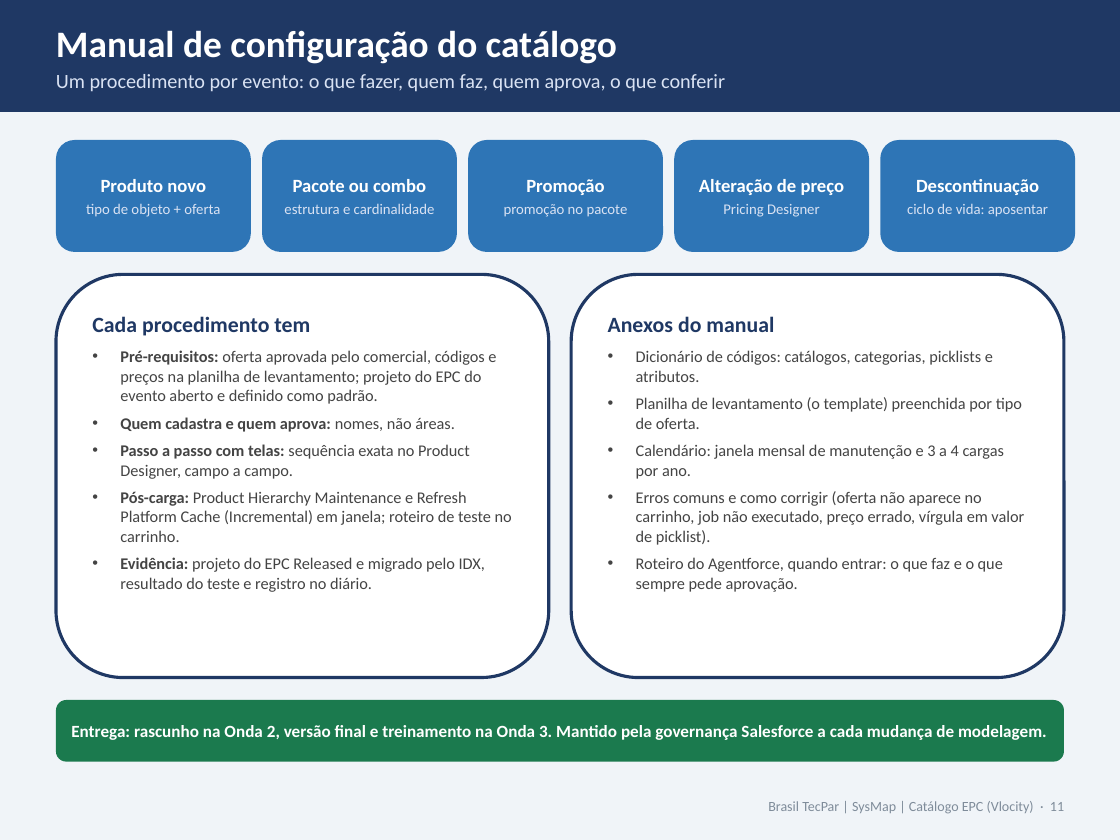
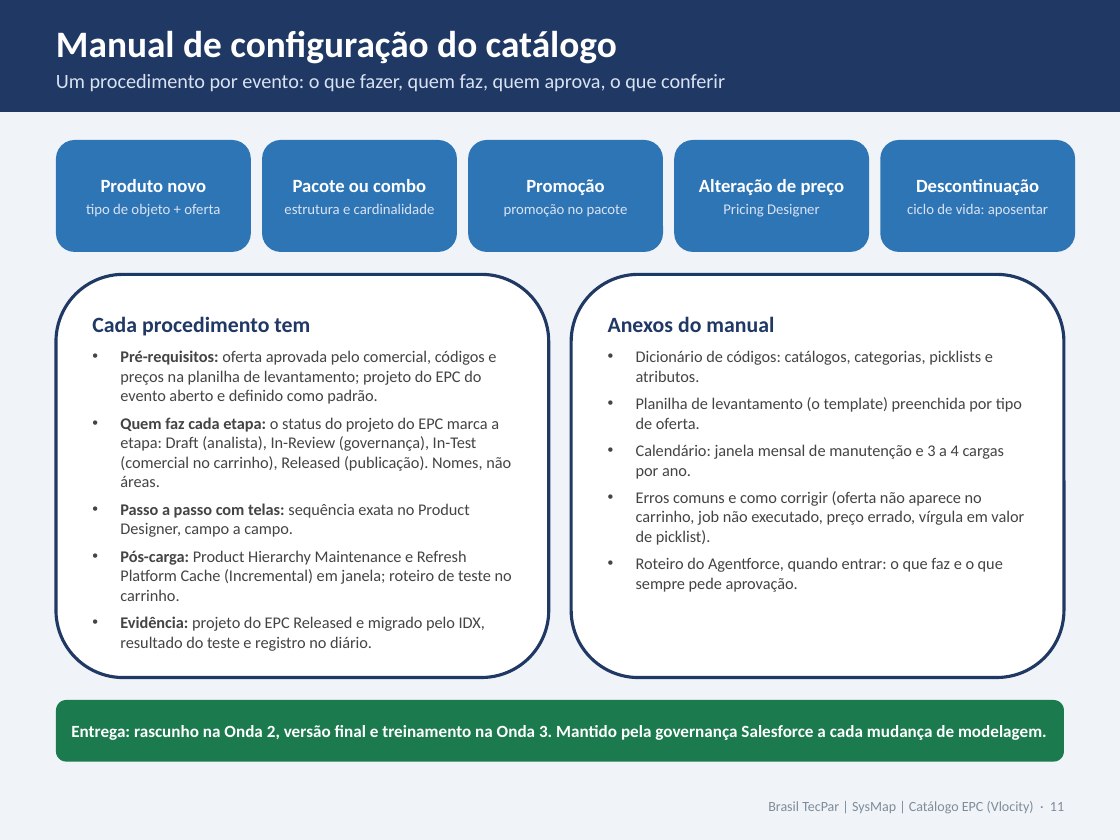
Before and after one commit to Dbelt337/diario-implantacao, a slide deck: slide 11 of docs/deck-catalogo/Catalogo_Carga_e_Manutencao_v2_Rota_Padrao.pptx. Drawn at 1120x840 pixels with LibreOffice and Linux fonts; fonts in the diff are those of the drawing. Boxes give left, top, right and bottom in pixels: in the first picture for what was removed or moved away, otherwise in the second. Text is boxed around its words. In the diff, an @@ line names an element or a change of style, - is before the commit and + after.

```diff
--- a/docs/deck-catalogo/Catalogo_Carga_e_Manutencao_v2_Rota_Padrao.pptx
+++ b/docs/deck-catalogo/Catalogo_Carga_e_Manutencao_v2_Rota_Padrao.pptx
@@ text in rounded rectangle at [120,417,511,487]: text changed; bold off @@
-• Quem cadastra e quem aprova: nomes, não áreas.
+• Quem faz cada etapa: o status do projeto do EPC marca a etapa: Draft (analista), In-Review (governança), In-Test (comercial no carrinho), Released (publicação). Nomes, não áreas.
```
Also in this commit, not shown: 2 other slides changed, 2 other files.
